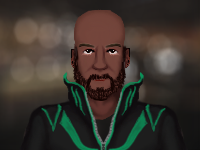
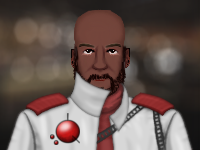
Layer changes from the first 200x150 image to the second:
hid "CivilianJacketGreen" over [19, 71, 188, 150]
added layer "zk_military" in group "Clothing" over [5, 71, 194, 150]
